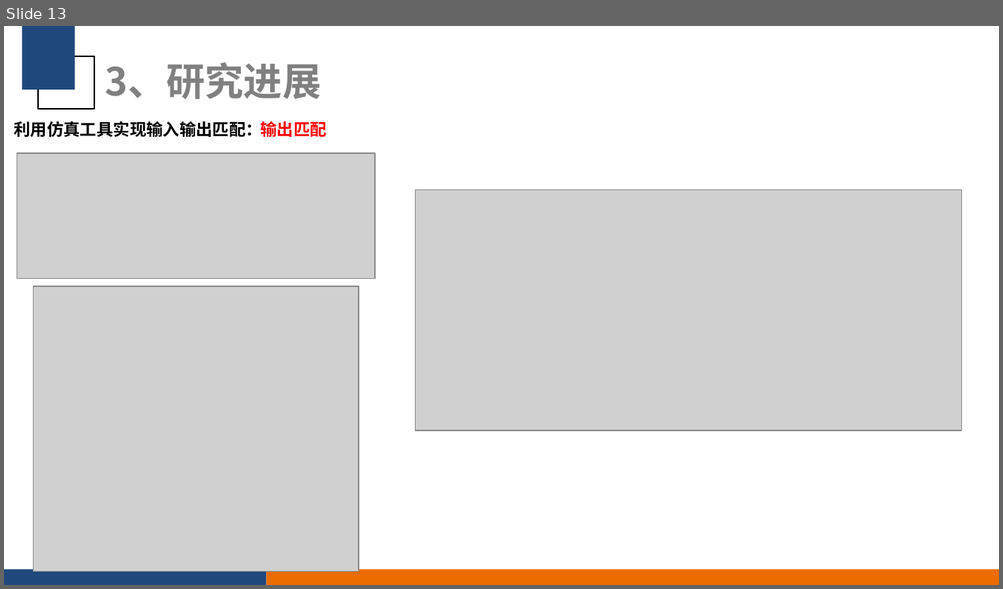
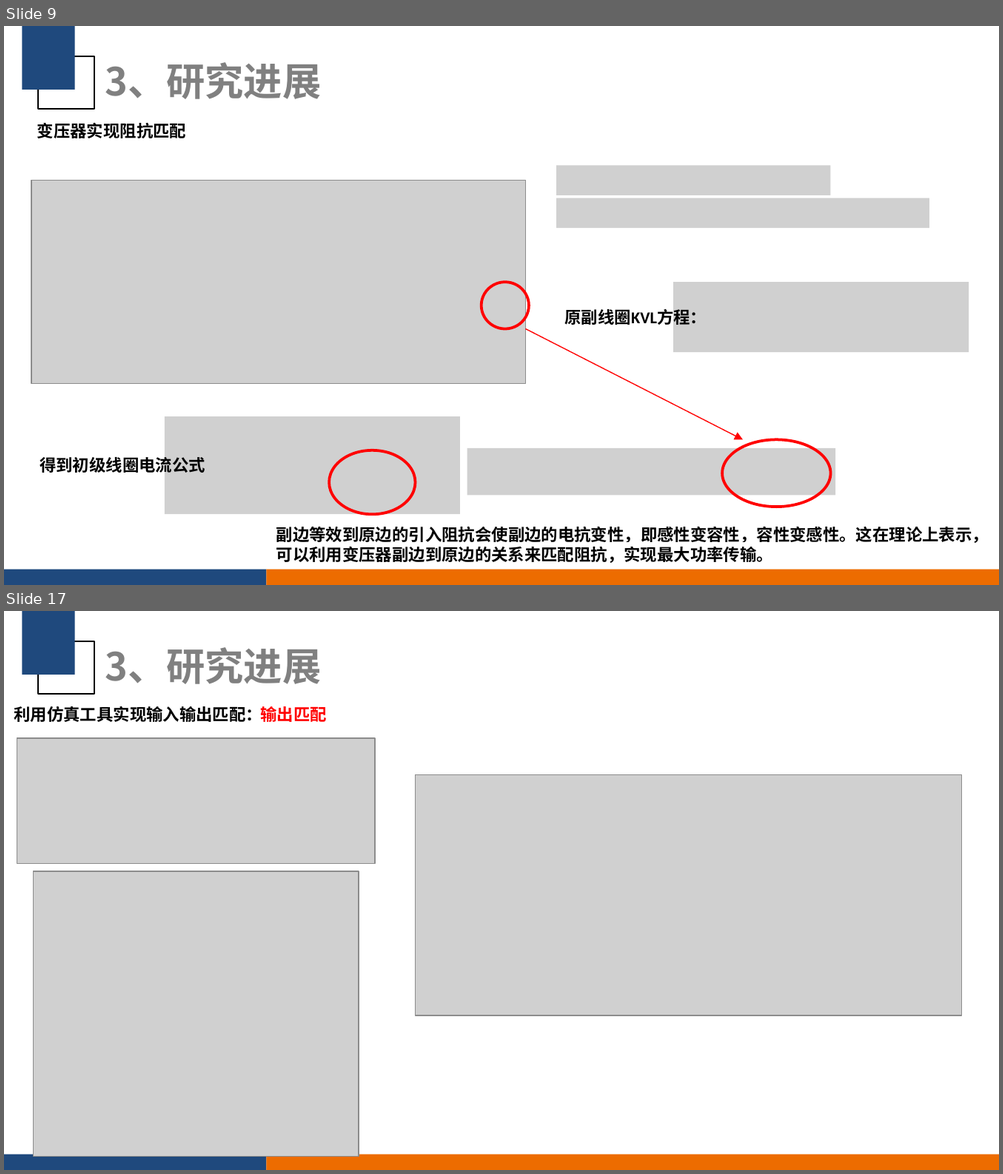
Before and after one commit to CreatorYu/Workfile, a slide deck: 2024_8_21_庾小齐-有源移相器.pptx. Shown one above the other, each under a label of ours: slide 13 before the commit, slides 9 and 17 after it; the slides between them are not shown. The pictures are 1003x589 and 1003x1174 pixels, drawn with LibreOffice and Linux fonts; fonts in the diff are those of the drawing; grey boxes stand for pictures; background and template pictures are left out. Boxes give left, top, right and bottom in pixels: in the first picture for what was removed or moved away, otherwise in the second. Text is boxed around its words. In the diff, an @@ line names an element or a change of style, - is before the commit and + after.

```diff
--- a/2024_8_21_庾小齐-有源移相器.pptx
+++ b/2024_8_21_庾小齐-有源移相器.pptx
@@ slide 9 added at [4, 26, 999, 585], background #FFFFFF; not listed: 4 template elements that a slide beside it also shows @@
@@ title added at [105, 62, 321, 99], 28 pt, text #808080, bold @@
+3、研究进展
@@ text added at [37, 123, 186, 138], 12 pt, text #000000, bold @@
+变压器实现阻抗匹配
@@ picture added at [32, 180, 526, 384] @@
@@ picture added at [556, 165, 831, 195] @@
@@ picture added at [556, 198, 929, 228] @@
@@ ellipse added at [481, 283, 529, 329], outline #FF0000 2 pt @@
@@ picture added at [674, 283, 969, 353] @@
@@ text added at [565, 306, 707, 327], 12 pt, text #000000, bold @@
+原副线圈KVL方程：
@@ arrow added from (525, 329) to (743, 440), #FF0000 0.75 pt @@
@@ picture added at [164, 417, 460, 514] @@
@@ ellipse added at [722, 440, 831, 507], outline #FF0000 2 pt @@
@@ text added at [40, 455, 205, 476], 12 pt, text #000000, bold @@
+得到初级线圈电流公式
@@ ellipse added at [329, 451, 415, 514], outline #FF0000 2 pt @@
@@ picture added at [467, 449, 836, 495] @@
@@ text added at [276, 527, 988, 563], 12 pt, text #000000, bold @@
+副边等效到原边的引入阻抗会使副边的电抗变性，即感性变容性，容性变感性。这在理论上表示，可以利用变压器副边到原边的关系来匹配阻抗，实现最大功率传输。
@@ what was slide 13 is now slide 17 @@
```
Also in this commit, not shown: 4 slides changed, 6 other slides added, 3 slides removed.
